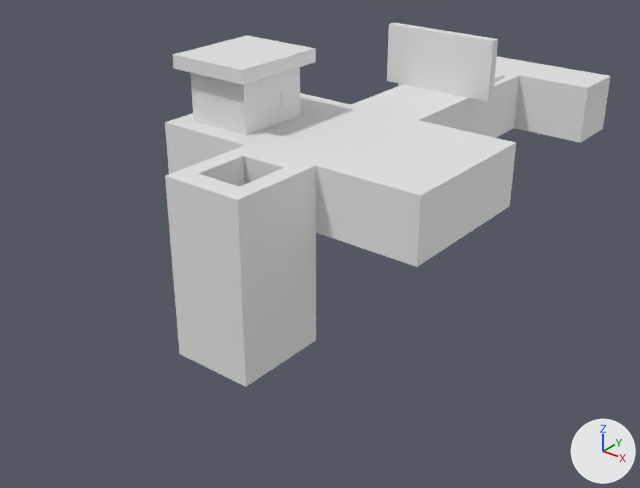
The FBX model Assets/Game.fbx as it was, and as the next commit left it.
Rendered twice from a 50 mm lens placed at (15.5, -30.3, 9.5), pointed at (-0.1, -10.8, -2.5). Arrows for +X, +Y and +Z are at lower right; the lights stay in place. Where no turn or scale is listed for an object, it has been applied to the vertices.

Script lines for the objects in view, before the commit:
```python
me_cube_001 = bpy.data.meshes.new('Cube.001')
me_cube_001.from_pydata(...)  # 104 vertices, 101 faces; spans x -4.7..4.7, y -15.8..1.0, z -4.5..3.1
# before: 16 (-1.3, -7.7, -1.0), 17 (1.3, -7.7, -1.0), 18 (1.3, -7.7, 1.0) at pixel (418, 120), 19 (-1.3, -7.7, 1.0) at pixel (350, 104), 24 (4.7, -7.7, 1.0) at pixel (516, 142)
# before: 25 (4.7, -7.7, -1.0) at pixel (509, 206), 26 (-4.7, -7.7, 1.0), 27 (-4.7, -7.7, -1.0)
me_cube_002 = bpy.data.meshes.new('Cube.002')
me_cube_002.from_pydata(...)  # a box spanning x -2.02..2.02, y -0.17..0.17, z -1.0..1.0
ob_door = bpy.data.objects.new('Door', me_cube_002)
ob_door.location = (0.0, -4.44, 2.0)
ob_floor = bpy.data.objects.new('Floor', me_cube_001)
ob_floor.location = (0.0, 0.0, 0.0)
```
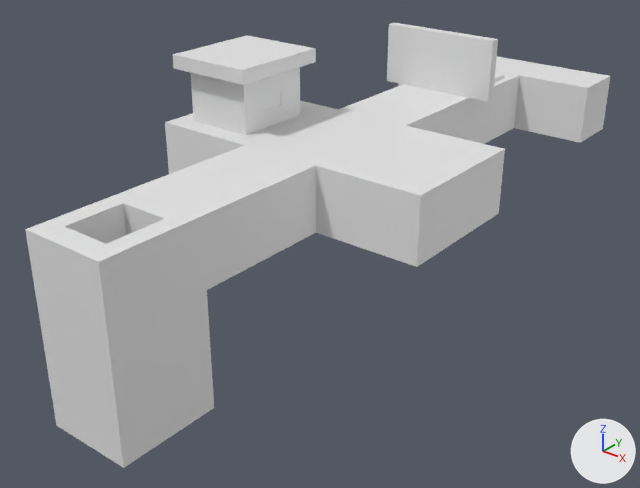
Where the newer file only moved an object's origin or applied its transform, the numbers keep the older frame.

Location of each change, [x1, y1, x2, y2] in pixels of the pictures (640 x 488 px; the box of a moved part takes in the faces that stretch with it):
'Floor', reshaped (8% wider, 27% shorter): before [165, 35, 610, 387]; after [129, 35, 610, 290]
'pit', added: after [25, 190, 214, 468]
part 1 of me_cube_001, moved or reshaped: before [300, 84, 516, 219]; after [300, 84, 505, 219]
part 2 of me_cube_001, cut back: before [165, 145, 316, 387]; after [129, 145, 316, 290]

Patch to the scene script:
```diff
--- a/Assets/Game.fbx.py
+++ b/Assets/Game.fbx.py
@@ me_cube_001 @@
 # used by ob_floor; location = (0.0, 0.0, 0.0)
 # verts and faces of me_cube_001; kept vertices keep their numbers, new ones are numbered from 104
-me_cube_001.from_pydata(...)  # 104 vertices, 101 faces; spans x -4.7..4.7, y -15.8..1.0, z -4.5..3.1
+me_cube_001.from_pydata(...)  # 92 vertices, 88 faces; spans x -4.7..4.7, y -17.0..1.0, z -1.0..3.1
+# me_cube_001 part 1
+for i in [*range(16, 20), *range(24, 28)]: verts[i] += (0.0, -0.7, 0.0)
+# me_cube_001 part 2
+# 14 vertices are removed from x -1.3..1.3, y -15.8..-13.4, z -4.5..1.0
+# 16 faces are deleted
+# 2 vertices move from x -1.3..1.3, y -12.8, z -4.5 to x -1.3..1.3, y -17.0, z -1.0
+# 2 vertices are added at (1.3, -17.0, 1.0), (-1.3, -17.0, 1.0)
+# 3 new faces join them
@@ me_cube_008 @@
+me_cube_008.from_pydata(...)  # 20 vertices, 17 faces; spans x -1.31..1.31, y -15.82..-12.76, z -4.53..1.0
@@ ob_pit @@
+ob_pit = bpy.data.objects.new('pit', me_cube_008)
+ob_pit.location = (0.0, -4.27, 0.0)
```
